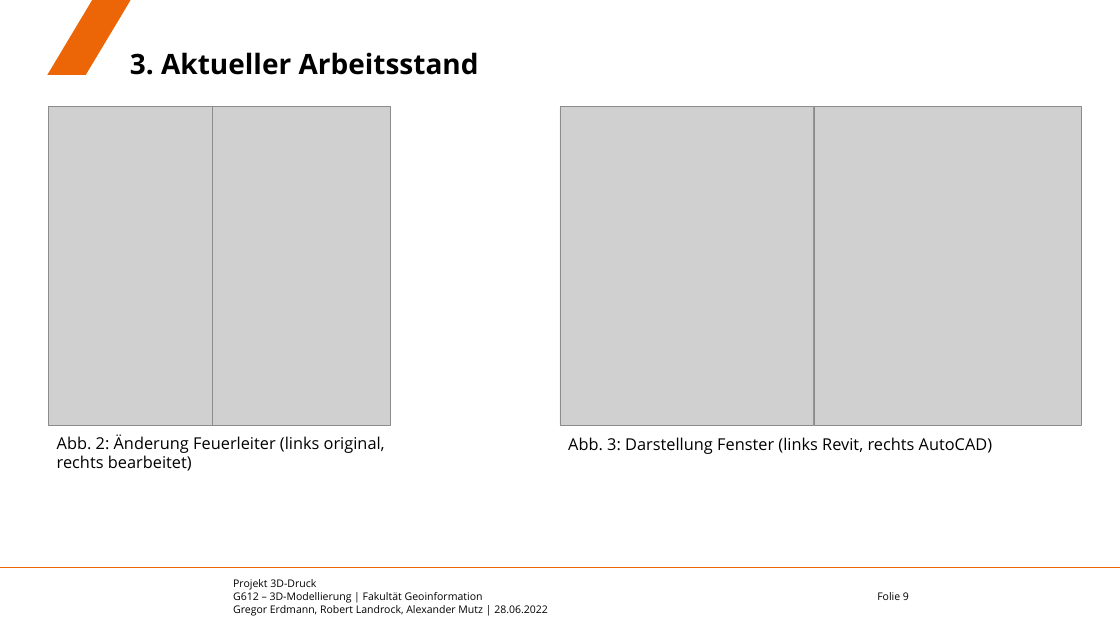
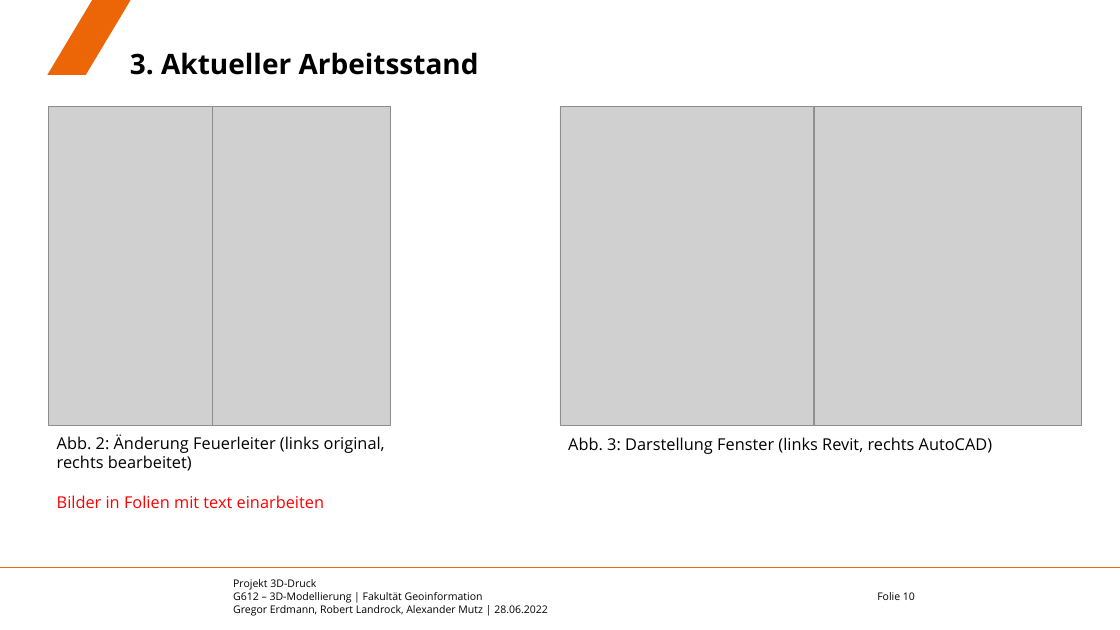
Before and after one commit to eamutz/LGS_print, a slide deck: slide 10 of Endvortrag.pptx (slide 9 before the commit). Drawn at 1120x630 pixels with LibreOffice and Linux fonts; fonts in the diff are those of the drawing; grey boxes stand for pictures; background and template pictures are left out. Boxes give left, top, right and bottom in pixels: in the first picture for what was removed or moved away, otherwise in the second. Text is boxed around its words. In the diff, an @@ line names an element or a change of style, - is before the commit and + after.

Commit message:
Überarbeitung Powerpoint und Bilder eingefügt

```diff
--- a/Endvortrag.pptx
+++ b/Endvortrag.pptx
@@ text at (57,495,324,508): paragraph added @@
+Bilder in Folien mit text einarbeiten
@@ page number at (877,592,915,600): text changed @@
-Folie 9
+Folie 10
```
Also in this commit, not shown: 7 other slides changed, 2 slides added, 1 other file.
